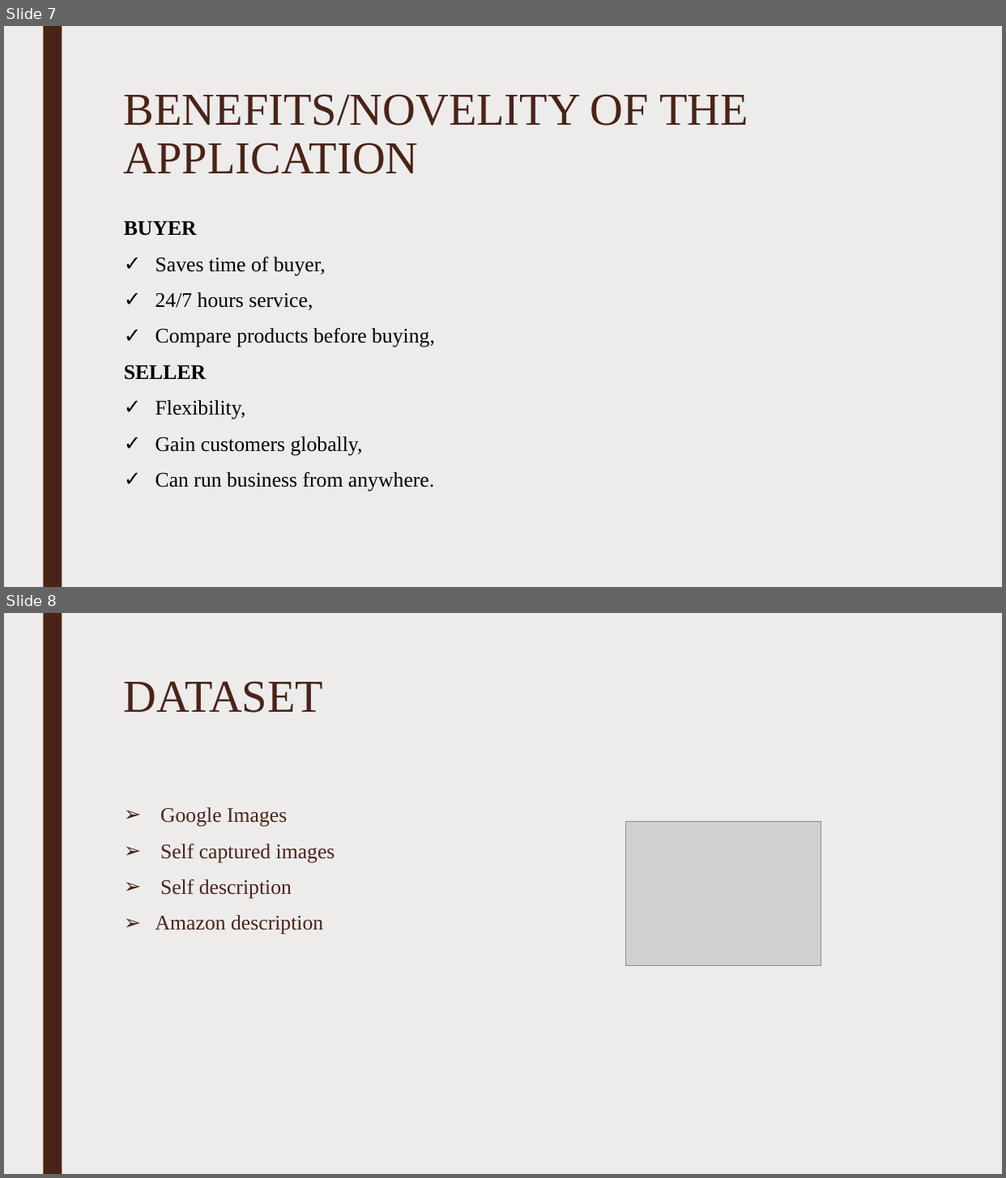
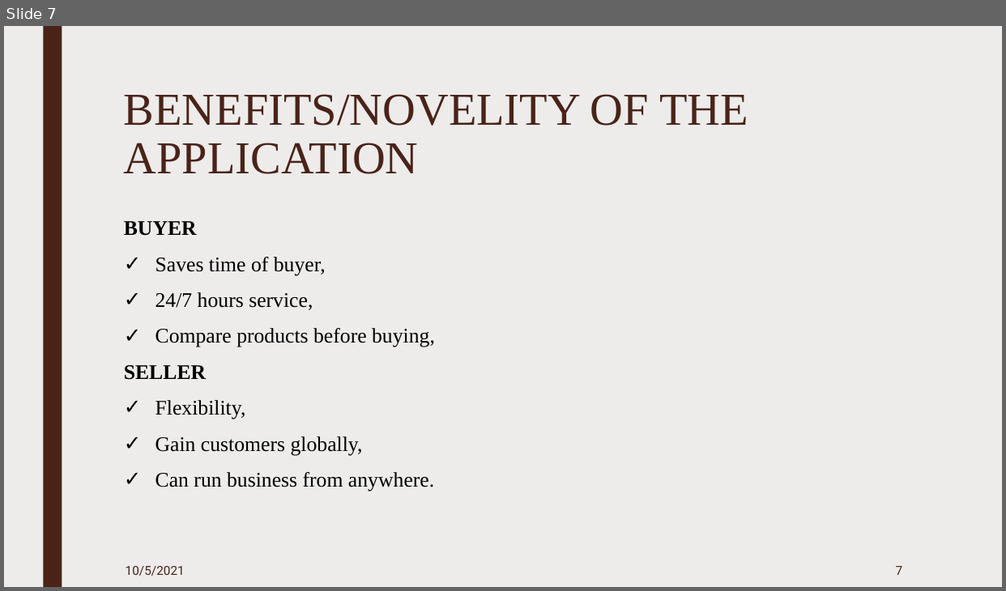
Before and after one commit to Aayushbasnet/New-Age-Shopping-New, a slide deck: Presentation on New Age Shopping.pptx. Shown one above the other, each under a label of ours: slides 7 and 8 before the commit, slide 7 after it. The pictures are 1006x1178 and 1006x591 pixels, drawn with LibreOffice and Linux fonts; fonts in the diff are those of the drawing; grey boxes stand for pictures. Boxes give left, top, right and bottom in pixels: in the first picture for what was removed or moved away, otherwise in the second. Text is boxed around its words. In the diff, an @@ line names an element or a change of style, - is before the commit and + after.

```diff
--- a/Presentation on New Age Shopping.pptx
+++ b/Presentation on New Age Shopping.pptx
@@ slide 8 removed at <box>4,613,1002,1174</box>, background #EDECEB; not listed: 1 template element that a slide beside it also shows @@
@@ title removed at <box>124,681,323,713</box> @@
-DATASET
@@ text removed at <box>155,807,335,935</box> @@
-➢ Google Images
-➢ Self captured images
-➢ Self description
-➢ Amazon description
@@ picture removed at <box>625,822,820,965</box> @@
@@ slide 7 changed as well @@
@@ text added at <box>126,566,185,576</box>, 12 pt, text #4A2318 @@
+10/5/2021
@@ page number added at <box>896,566,903,575</box>, 12 pt, text #4A2318 @@
+7
```
Also in this commit, not shown: 11 other slides changed, 2 slides added, 2 other slides removed, 48 other files.
